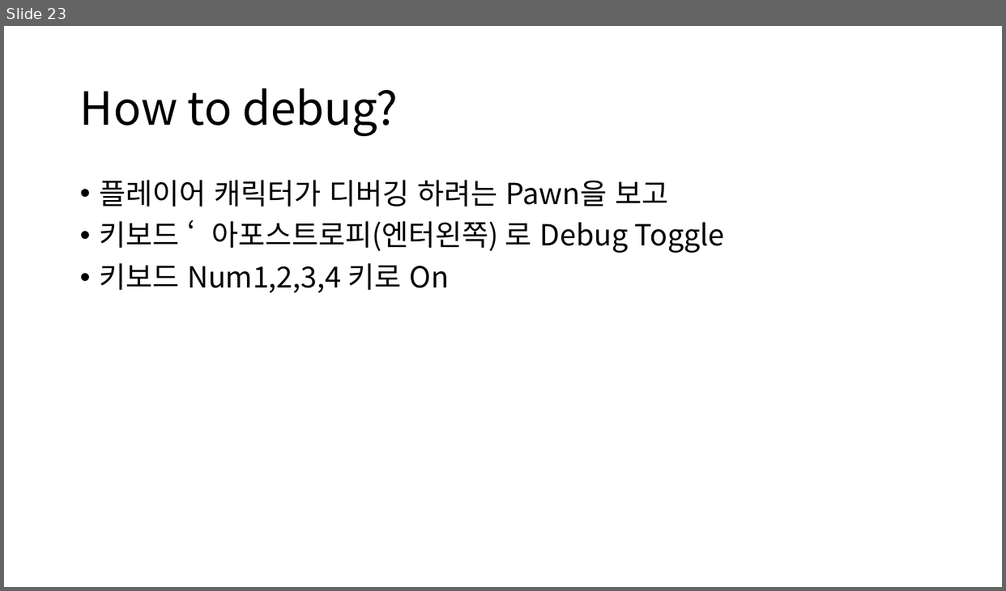
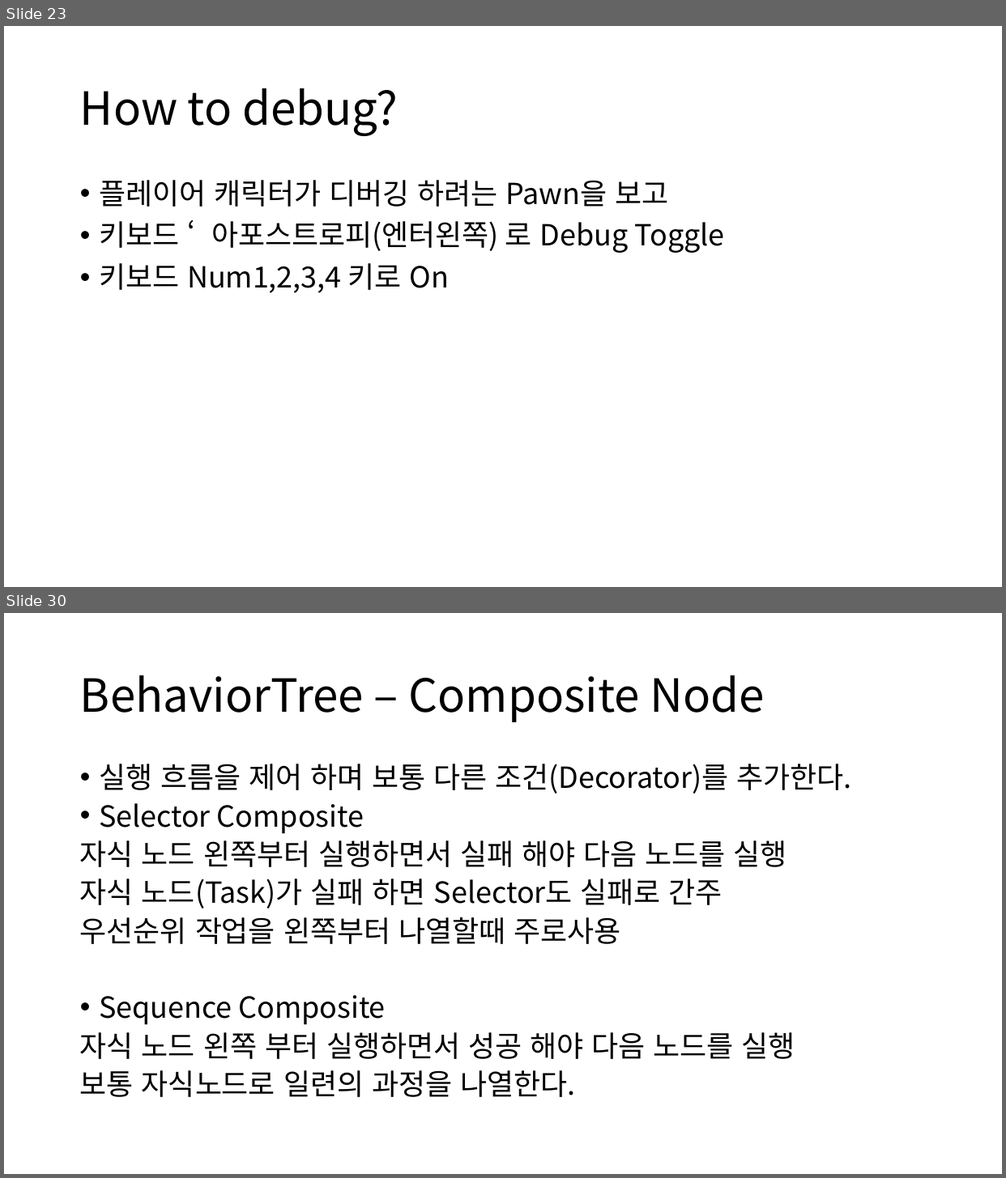
Before and after one commit to ldw9981/UE4_Blueprint, a slide deck: Day04/AI.pptx. Shown one above the other, each under a label of ours: slide 23 before the commit, slides 23 and 30 after it; the slides between them are not shown. The pictures are 1006x591 and 1006x1178 pixels, drawn with LibreOffice and Linux fonts; fonts in the diff are those of the drawing. Boxes give left, top, right and bottom in pixels: in the first picture for what was removed or moved away, otherwise in the second. Text is boxed around its words. In the diff, an @@ line names an element or a change of style, - is before the commit and + after.

```diff
--- a/Day04/AI.pptx
+++ b/Day04/AI.pptx
@@ slide 30 added at [4,613,1002,1174], background #FFFFFF @@
@@ title added at [80,675,765,722], 44 pt, text #000000 @@
+BehaviorTree – Composite Node
@@ text added at [80,764,852,1097], 28 pt, text #000000 @@
+• 실행 흐름을 제어 하며 보통 다른 조건(Decorator)를 추가한다.
+• Selector Composite
+자식 노드 왼쪽부터 실행하면서 실패 해야 다음 노드를 실행
+자식 노드(Task)가 실패 하면 Selector도 실패로 간주
+우선순위 작업을 왼쪽부터 나열할때 주로사용
+• Sequence Composite
+자식 노드 왼쪽 부터 실행하면서 성공 해야 다음 노드를 실행
+보통 자식노드로 일련의 과정을 나열한다.
```
Also in this commit, not shown: 8 other slides added, 2 slides removed, 16 other files.
